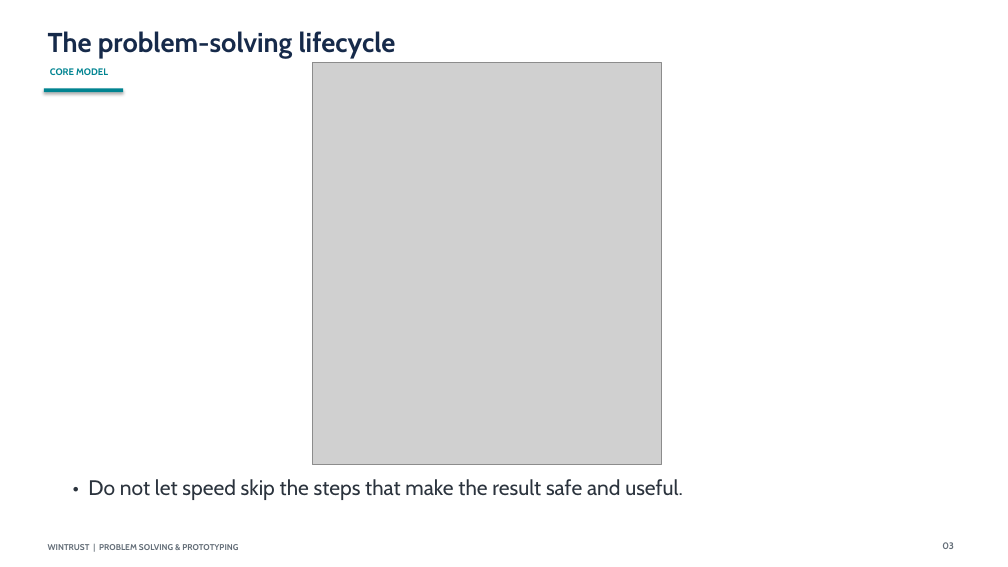
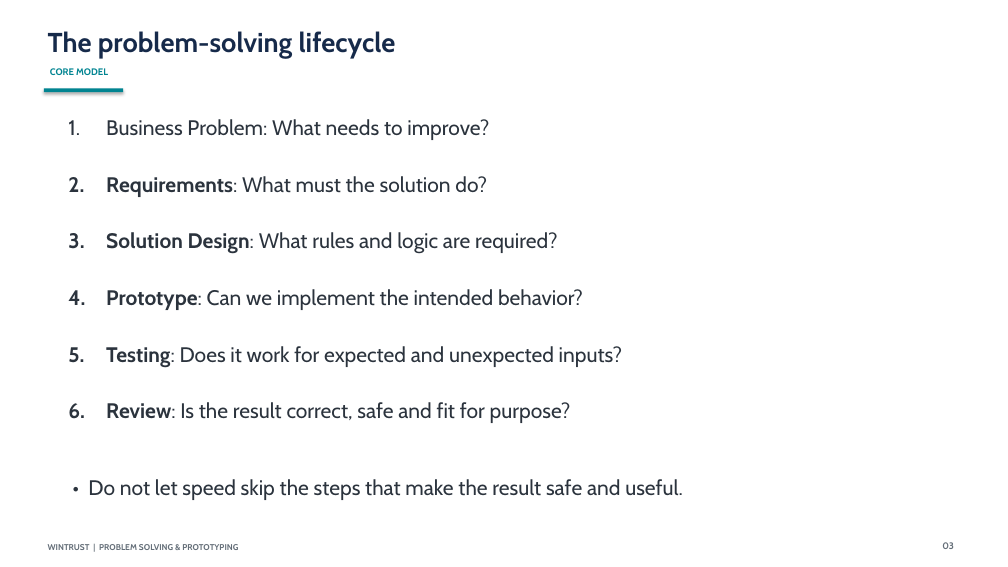
Before and after one commit to AjaySingala/ajs_wt_demos, a slide deck: slide 5 of TrainerDocs/Session_04_Problem_Solving_and_Prototyping.pptx. Drawn at 1008x567 pixels with LibreOffice and Linux fonts; fonts in the diff are those of the drawing; grey boxes stand for pictures. Boxes give left, top, right and bottom in pixels: in the first picture for what was removed or moved away, otherwise in the second. Text is boxed around its words. In the diff, an @@ line names an element or a change of style, - is before the commit and + after.

```diff
--- a/TrainerDocs/Session_04_Problem_Solving_and_Prototyping.pptx
+++ b/TrainerDocs/Session_04_Problem_Solving_and_Prototyping.pptx
@@ picture removed at (312, 63, 662, 465) @@
@@ text added at (106, 119, 622, 423), 20 pt, text #2B333D @@
+1. Business Problem: What needs to improve?
+2. Requirements: What must the solution do?
+3. Solution Design: What rules and logic are required?
+4. Prototype: Can we implement the intended behavior?
+5. Testing: Does it work for expected and unexpected inputs?
+6. Review: Is the result correct, safe and fit for purpose?
```
Also in this commit, not shown: 8 other files.
